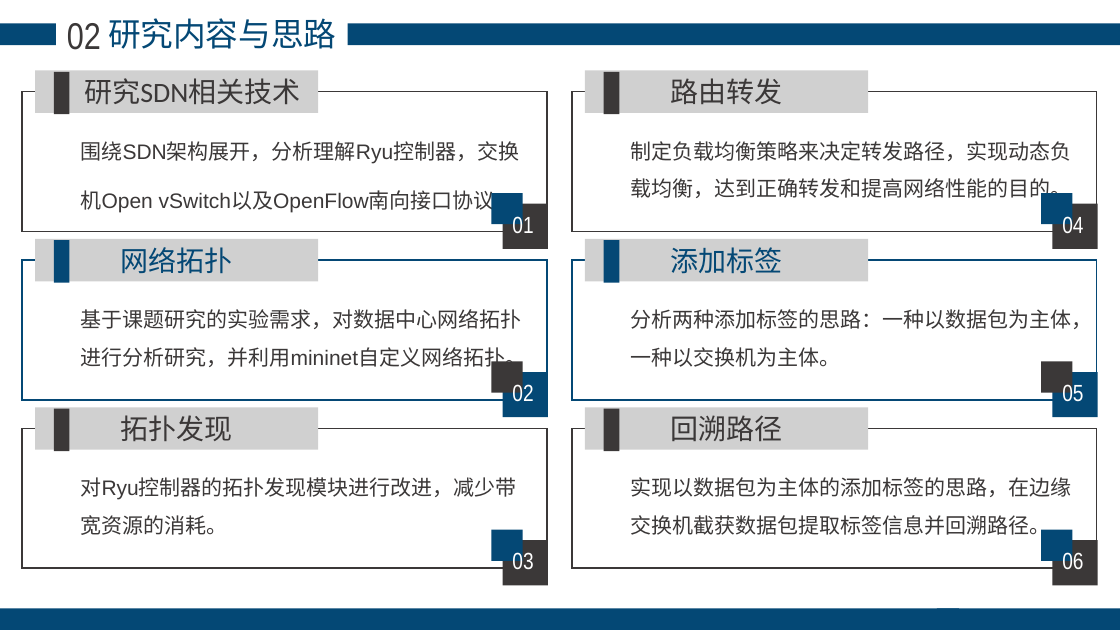
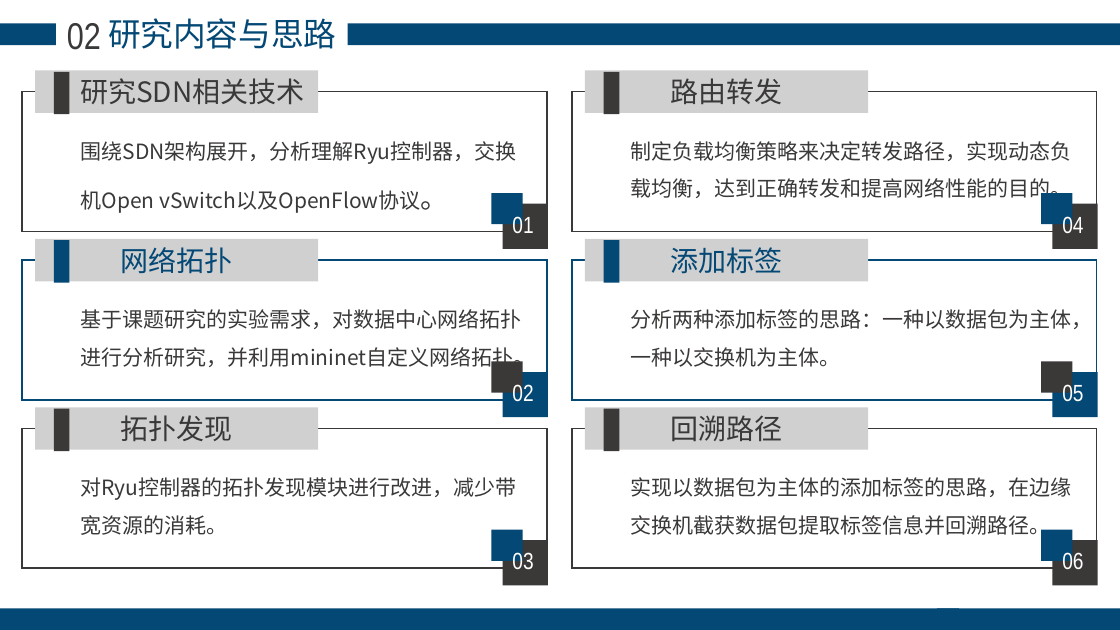
Before and after one commit to henryzhao/graduate, a slide deck: slide 7 of PPT/夏唯_答辩PPT.pptx. Drawn at 1120x630 pixels with LibreOffice and Linux fonts; fonts in the diff are those of the drawing; grey boxes stand for pictures; background and template pictures are left out. Boxes give left, top, right and bottom in pixels: in the first picture for what was removed or moved away, otherwise in the second. Text is boxed around its words. In the diff, an @@ line names an element or a change of style, - is before the commit and + after.

```diff
--- a/PPT/夏唯_答辩PPT.pptx
+++ b/PPT/夏唯_答辩PPT.pptx
@@ picture "研究SDN相关技术" at [35, 71, 318, 113]: font Calibri to Noto Sans CJK SC @@
@@ text at [81, 141, 517, 213]: text changed; font Arial to Noto Sans CJK SC @@
-围绕SDN架构展开，分析理解Ryu控制器，交换机Open vSwitch以及OpenFlow南向接口协议。
+围绕SDN架构展开，分析理解Ryu控制器，交换机Open vSwitch以及OpenFlow协议。
@@ text "基于课题研究的实验需求，对数据中心网络拓扑进行分析研究，并利用mininet自定义网络拓扑。" at [81, 309, 535, 370]: font Arial to Noto Sans CJK SC @@
@@ text "对Ryu控制器的拓扑发现模块进行改进，减少带宽资源的消耗。" at [81, 477, 517, 535]: font Arial to Noto Sans CJK SC @@
```
Also in this commit, not shown: 17 other slides changed, 3 other files.
